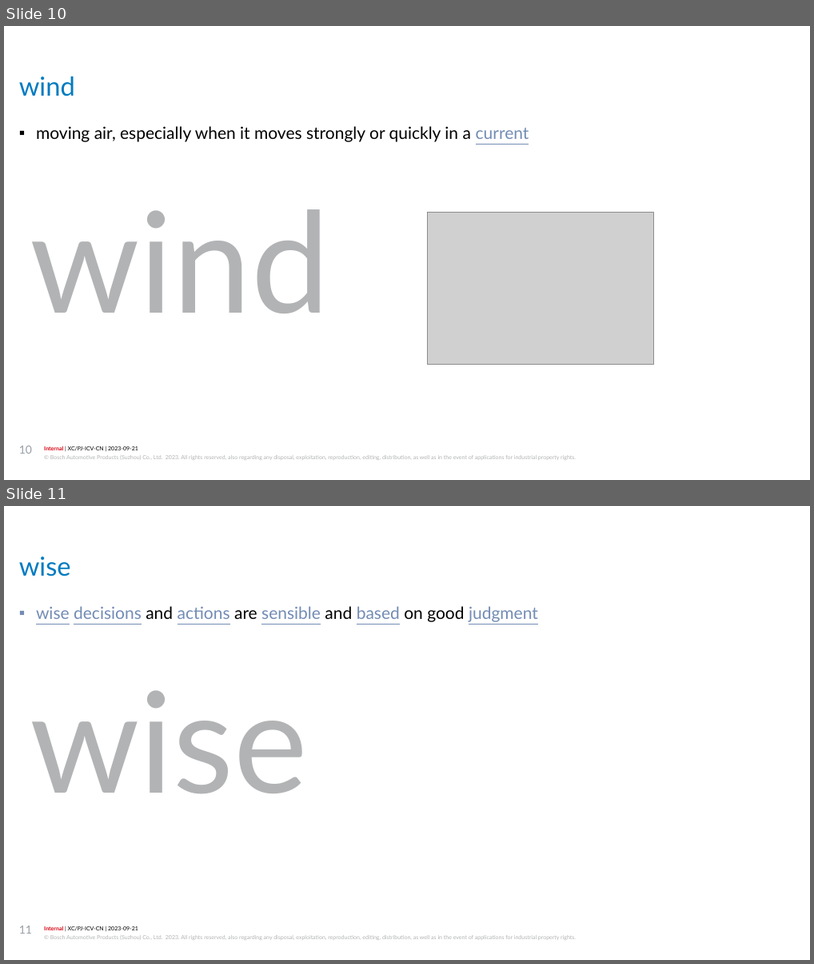
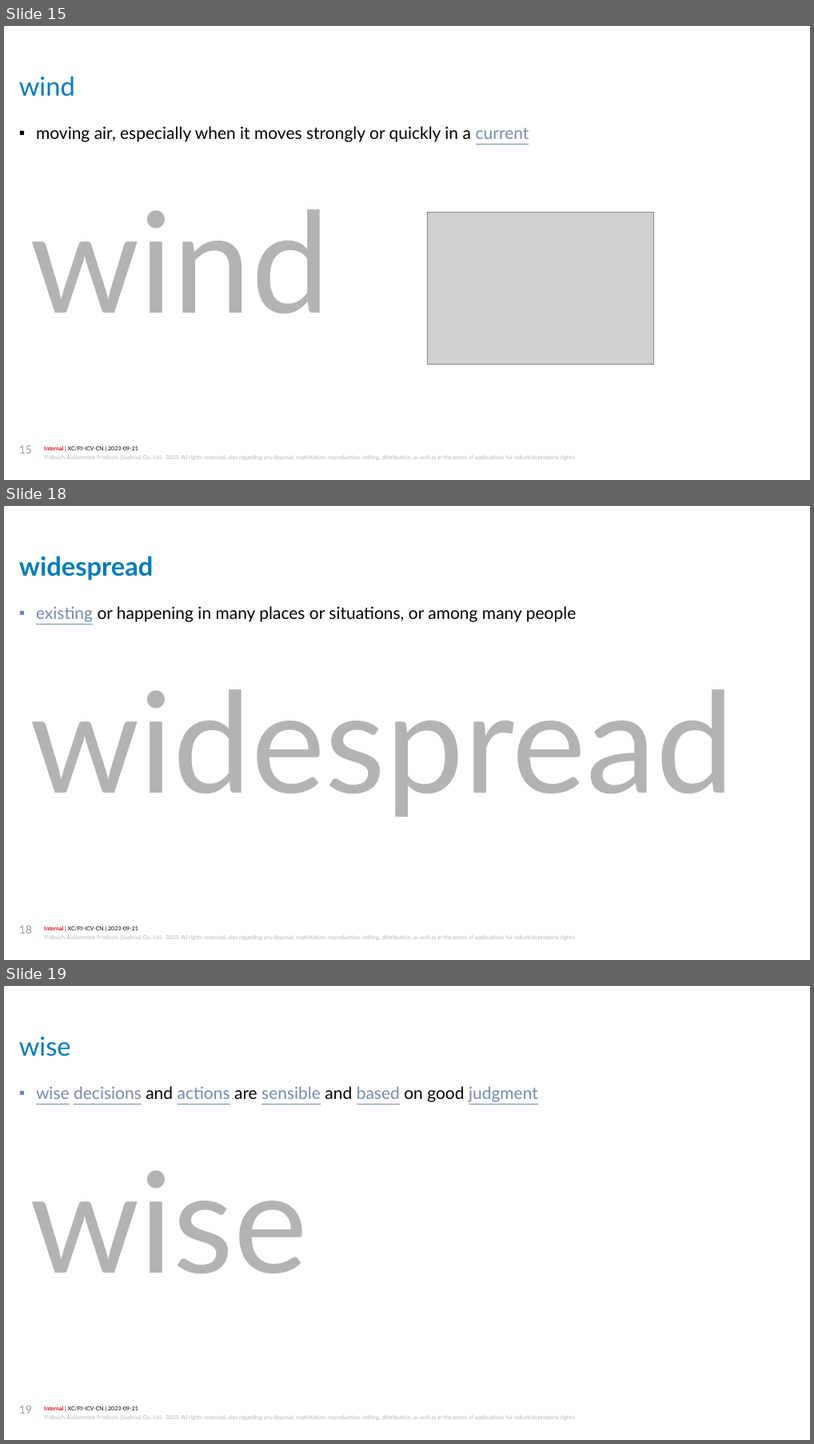
Before and after one commit to jiangyigithub/atomic-habit, a slide deck: longman 3000.pptx. Shown one above the other, each under a label of ours: slides 10 and 11 before the commit, slides 15, 18 and 19 after it; the slides between them are not shown. The pictures are 814x964 and 814x1444 pixels, drawn with LibreOffice and Linux fonts; fonts in the diff are those of the drawing; grey boxes stand for pictures; background and template pictures are left out. Boxes give left, top, right and bottom in pixels: in the first picture for what was removed or moved away, otherwise in the second. Text is boxed around its words. In the diff, an @@ line names an element or a change of style, - is before the commit and + after.

```diff
--- a/longman 3000.pptx
+++ b/longman 3000.pptx
@@ slide 18 added at bbox=[4, 506, 810, 960], background #FFFFFF; not listed: 2 template elements that a slide beside it also shows @@
@@ title added at bbox=[19, 556, 154, 580], 28 pt, text #007BC0, bold @@
+widespread
@@ text added at bbox=[36, 606, 577, 622], 18 pt, text #000000 @@
+▪ existing or happening in many places or situations, or among many people
@@ text added at bbox=[30, 689, 734, 816], 150 pt, text #B2B3B5 @@
+widespread
@@ page number added at bbox=[19, 925, 32, 933], 12 pt, text #999FA6 @@
+18
@@ what was slide 10 is now slide 15 @@
@@ page number at bbox=[19, 445, 32, 453]: text changed @@
-10
+15
@@ what was slide 11 is now slide 19 @@
@@ page number at bbox=[19, 1405, 32, 1413]: text changed @@
-11
+19
```
Also in this commit, not shown: 2 slides changed, 7 other slides added.
